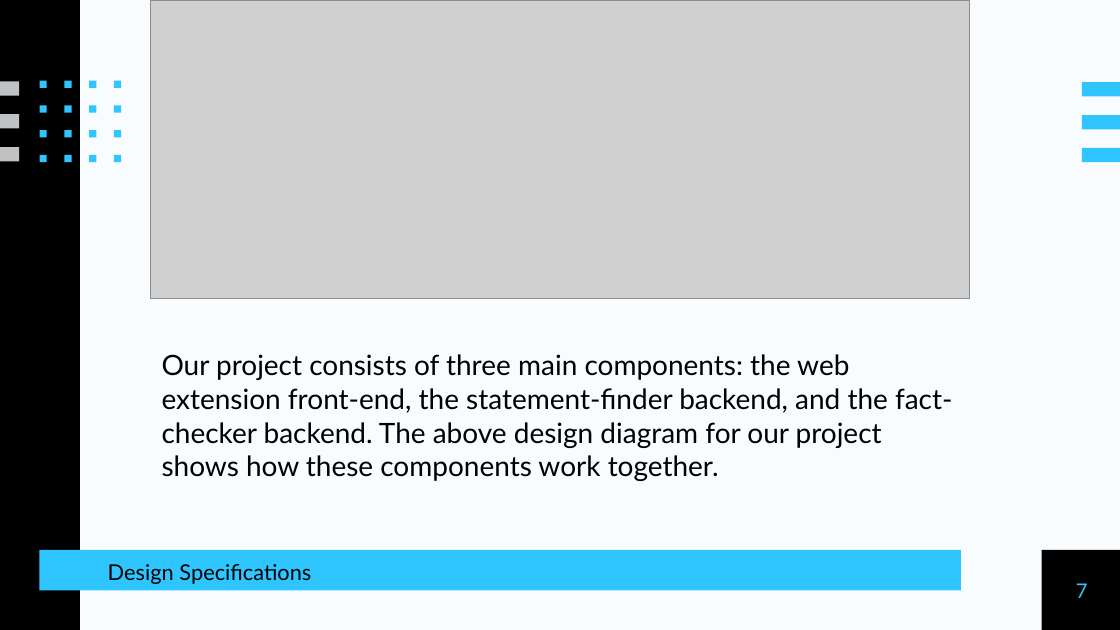
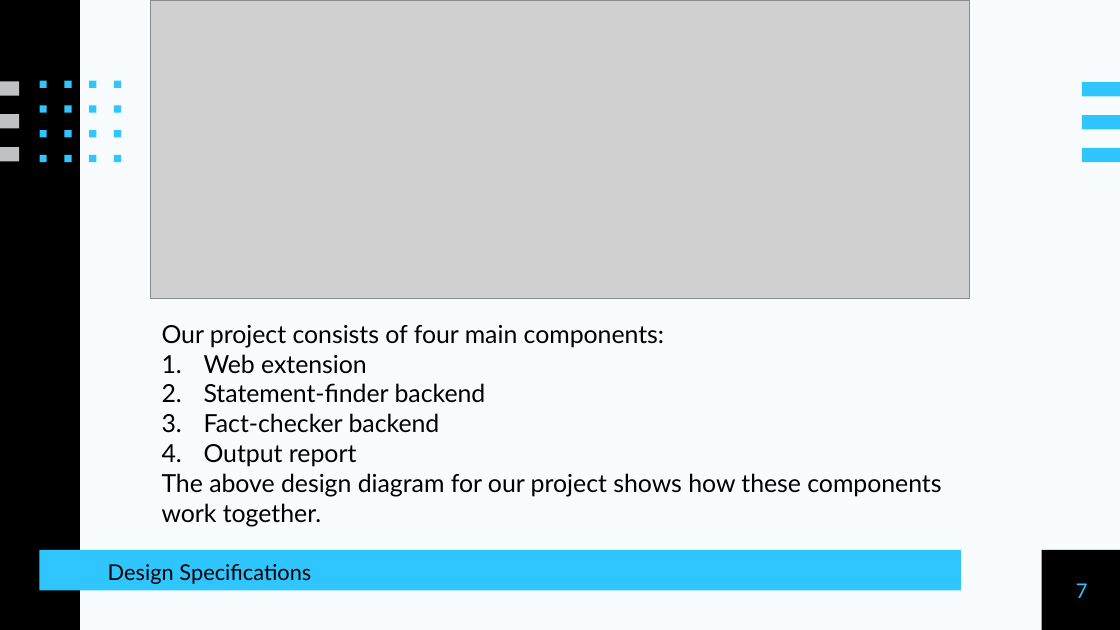
Before and after one commit to anease/senior-design, a slide deck: slide 7 of DeceptionDetective.pptx. Drawn at 1120x630 pixels with LibreOffice and Linux fonts; fonts in the diff are those of the drawing; grey boxes stand for pictures. Boxes give left, top, right and bottom in pixels: in the first picture for what was removed or moved away, otherwise in the second. Text is boxed around its words. In the diff, an @@ line names an element or a change of style, - is before the commit and + after.

Commit message:
Small changes to presentation

```diff
--- a/DeceptionDetective.pptx
+++ b/DeceptionDetective.pptx
@@ text at (162,325,941,527): text changed; size 18 to 16 pt @@
-Our project consists of three main components: the web extension front-end, the statement-finder backend, and the fact-checker backend. The above design diagram for our project shows how these components work together.
+Our project consists of four main components:
+1. Web extension
+2. Statement-finder backend
+3. Fact-checker backend
+4. Output report
+The above design diagram for our project shows how these components work together.
```
Also in this commit, not shown: 2 other slides changed.
